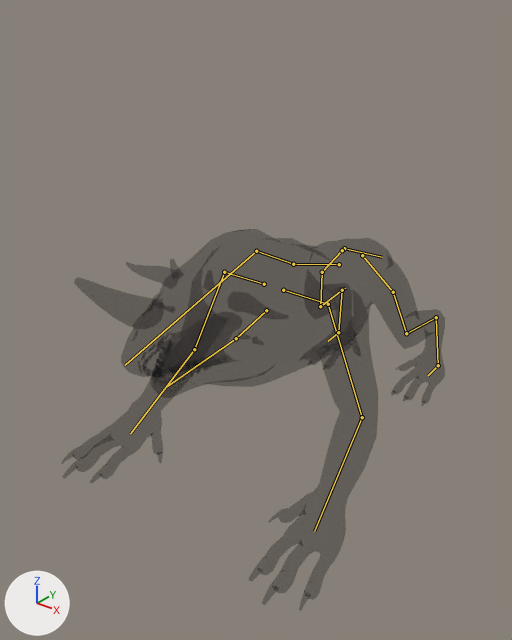
The Blender file Assets/Characters/Monster.blend, before and after one commit.
One viewpoint serves both versions: a 50 mm lens placed at (4.37, -6.18, 5.28), pointed at (-0.08, -0.61, 1.83). Every picture has the same lights, and +X, +Y and +Z are marked at lower left. The bones that bend it are drawn over the model as lines.

Names of what the first picture shows: 'Mutant'.
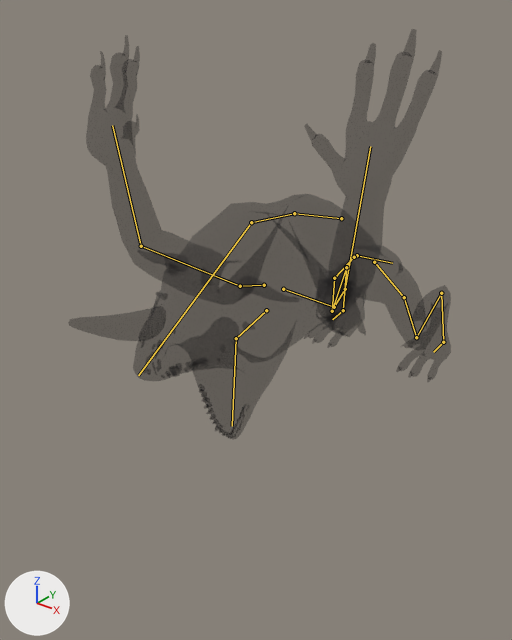
The newer file adds an action. The first version stands in its rest pose; the second is drawn at frame 10 of the action 'ArmatureAction'.

Pixel boxes [x1, y1, x2, y2] of what changed, in the pictures (512 x 640 px):
'Mutant', posed (7% taller): before [61, 229, 445, 611]; after [68, 29, 451, 439]
bone 'Bone', root to tip: before (339, 264) to (293, 264); after (341, 218) to (294, 213)
bone 'Bone.001', root to tip: before (293, 264) to (256, 251); after (294, 213) to (251, 222)
bone 'Bone.002', root to tip: before (256, 251) to (125, 365); after (251, 222) to (138, 375)
bone 'Bone.004', root to tip: before (236, 338) to (165, 387); after (236, 338) to (232, 426)
bone 'Bone.005.R', root to tip: before (264, 284) to (224, 272); after (264, 285) to (240, 286)
bone 'Bone.006.R', root to tip: before (224, 272) to (194, 349); after (240, 286) to (141, 246)
bone 'Bone.005.L', root to tip: before (283, 290) to (328, 304); after (283, 289) to (334, 307)
bone 'Bone.006.L', root to tip: before (328, 304) to (362, 417); after (334, 307) to (345, 289)
bone 'Bone.005', root to tip: before (344, 248) to (382, 257); after (357, 255) to (392, 263)
bone 'Bone.006.R.001', root to tip: before (342, 250) to (322, 272); after (354, 257) to (334, 278)
bone 'Bone.008.R', root to tip: before (320, 306) to (342, 290); after (332, 311) to (346, 267)
bone 'Bone.011.R', root to tip: before (342, 290) to (338, 332); after (346, 267) to (343, 310)
bone 'Bone.006.L.001', root to tip: before (362, 255) to (393, 292); after (374, 262) to (404, 297)
bone 'Bone.008.L', root to tip: before (406, 333) to (436, 317); after (416, 337) to (441, 293)
bone 'Bone.011.L', root to tip: before (436, 317) to (438, 365); after (441, 293) to (443, 342)

What the commit changed:
Bone 'Bone' (bone_bone) moves from (0.0, 0.0, 0.0) to (0.1, 0.17, -0.56).
Bone 'Bone.001' (bone_bone_001) turns from (0, 0, 0) to (21, 0, 0) degrees about its own x, y and z.
Bone 'Bone.002' (bone_bone_002) turns from (0, 0, 0) to (4, 0, 3) degrees about its own x, y and z.
Bone 'Bone.004' (bone_bone_004) turns from (0, 0, 0) to (80, 0, 0) degrees about its own x, y and z.
Bone 'Bone.005.R' (bone_bone_005_r) moves from (0.0, 0.0, 0.0) to (0.0, 0.0, 0.01).
Bone 'Bone.005.R' (bone_bone_005_r) turns from (0, 0, 0) to (-38, 126, -11) degrees about its own x, y and z.
Bone 'Bone.006.R' (bone_bone_006_r) turns from (0, 0, 0) to (23, -1, -4) degrees about its own x, y and z.
Bone 'Bone.005.L' (bone_bone_005_l) moves from (0.0, 0.0, 0.0) to (0.0, 0.0, -0.01).
Bone 'Bone.005.L' (bone_bone_005_l) turns from (0, 0, 0) to (-24, -125, -2) degrees about its own x, y and z.
Bone 'Bone.006.L' (bone_bone_006_l) turns from (0, 0, 0) to (18, 1, 3) degrees about its own x, y and z.
Bone 'Bone.005' (bone_bone_005) moves from (0.0, 0.0, 0.0) to (0.0, 0.37, -0.05).
Bone 'Bone.006.R.001' (bone_bone_006_r_001) moves from (0.0, 0.0, 0.0) to (0.01, 0.22, -0.3).
Bone 'Bone.008.R' (bone_bone_008_r) turns from (0, 0, 0) to (-36, -14, -25) degrees about its own x, y and z.
Bone 'Bone.011.R' (bone_bone_011_r) turns from (0, 0, 0) to (42, -3, 21) degrees about its own x, y and z.
Bone 'Bone.006.L.001' (bone_bone_006_l_001) moves from (0.0, 0.0, 0.0) to (-0.01, 0.22, -0.3).
Bone 'Bone.008.L' (bone_bone_008_l) turns from (0, 0, 0) to (-36, 14, 25) degrees about its own x, y and z.
Bone 'Bone.011.L' (bone_bone_011_l) turns from (0, 0, 0) to (42, 3, -21) degrees about its own x, y and z.
